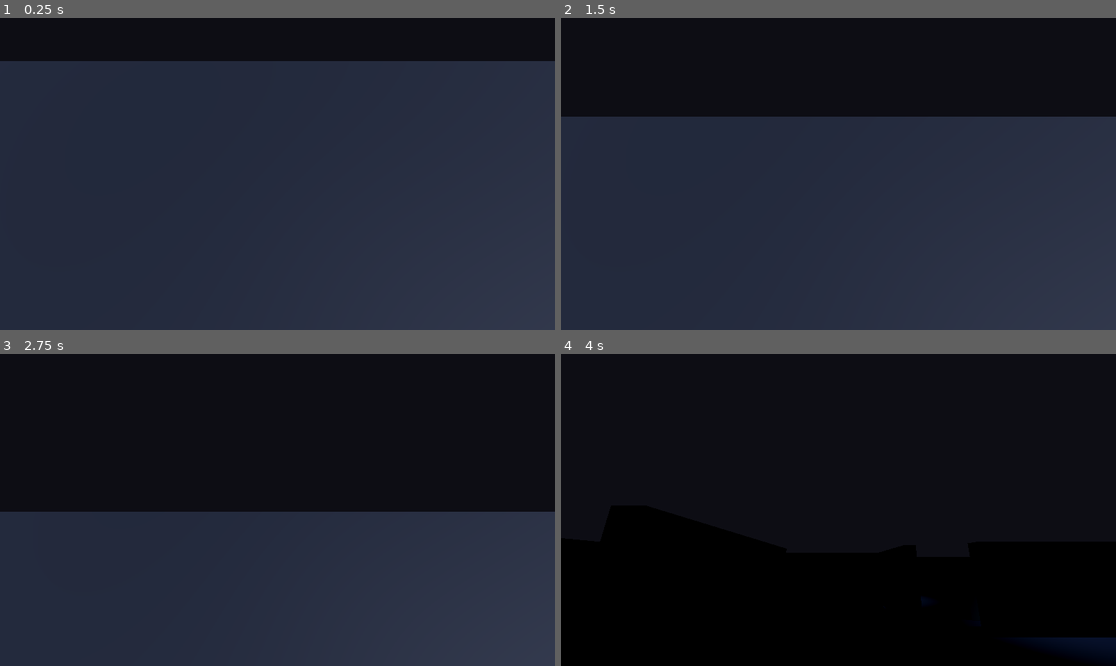
Above: before the commit, frames 1-4 (two rows, left to right).
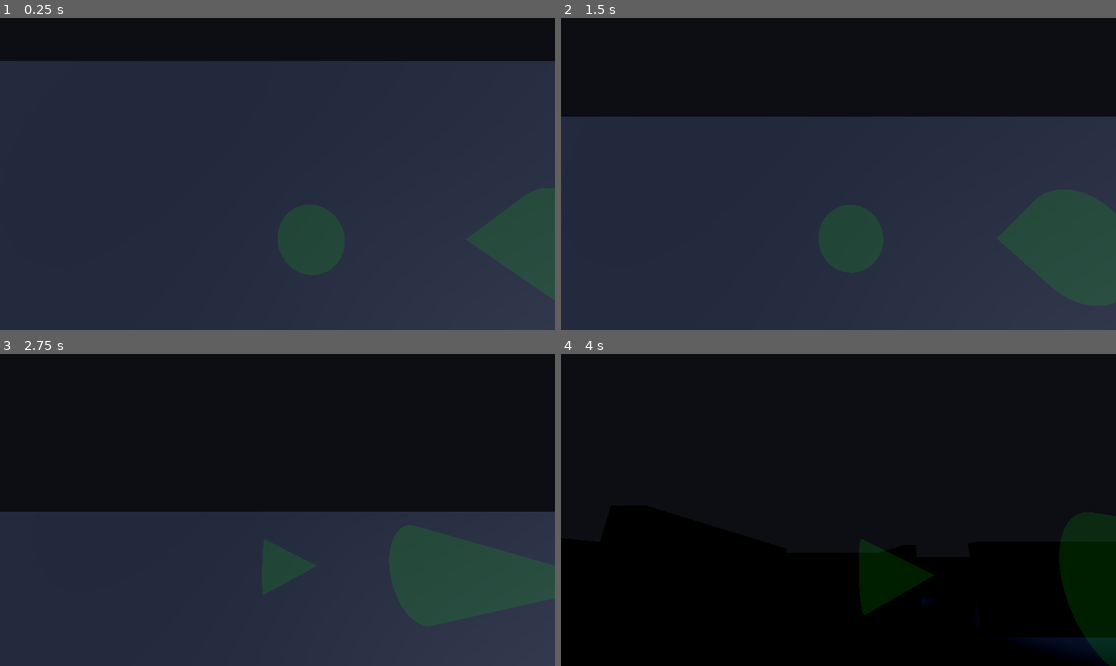
Above: after the commit, the same moments.

Repository: rickscode/Breach-Demo
Game: Godot game, scene res://scenes/levels/test_arena.tscn
The game is run twice, just before and just after one commit, with the same random seed, the same clock (stepped at 60 frames per second) and the same inputs.
Inputs:
- Up to frame 1 (0.25 s): no input
- Up to frame 2 (1.5 s): hold D (move_right) 0.53-1.28 s; hold C (crouch) 0.53-1.28 s; hold S (move_backward) from 1.28 s (still down); tap E (hide) at 1.35 s
- Up to frame 3 (2.75 s): release S (move_backward) at 2.03 s; hold D (move_right) from 2.03 s (still down); hold Z (sprint) from 2.03 s (still down)
- Up to frame 4 (4 s): release D (move_right) at 2.78 s; release Z (sprint) at 2.78 s; hold W (move_forward) 2.78-3.53 s; tap C (crouch) at 2.85 s; hold A (move_left) from 3.53 s (still down); hold E (hide) from 3.53 s (still down)

The runs differ from the first frame. In frame 1, 3.7% of the frame differs, in the area x 50-100%, y 54-86%; in frame 2, 4.7%; in frame 3, 4.4%; in frame 4, 5.6%, in the area x 53-100%, y 50-100%.
Error before the commit: Parse Error: Identifier "ConeMesh" not declared in the current scope. (res://scripts/stealth/detection_system.gd:125)

Commit message:
chnage mesh

Diff:
--- a/scripts/stealth/detection_system.gd
+++ b/scripts/stealth/detection_system.gd
@@ -122,7 +122,7 @@
 
 func _setup_vision_cone_mesh() -> void:
 	_cone_mesh = MeshInstance3D.new()
-	var cone := ConeMesh.new()
+	var cone := CylinderMesh.new()
 	cone.top_radius = 0.0
 	cone.bottom_radius = 3.0
 	cone.height = 6.0
